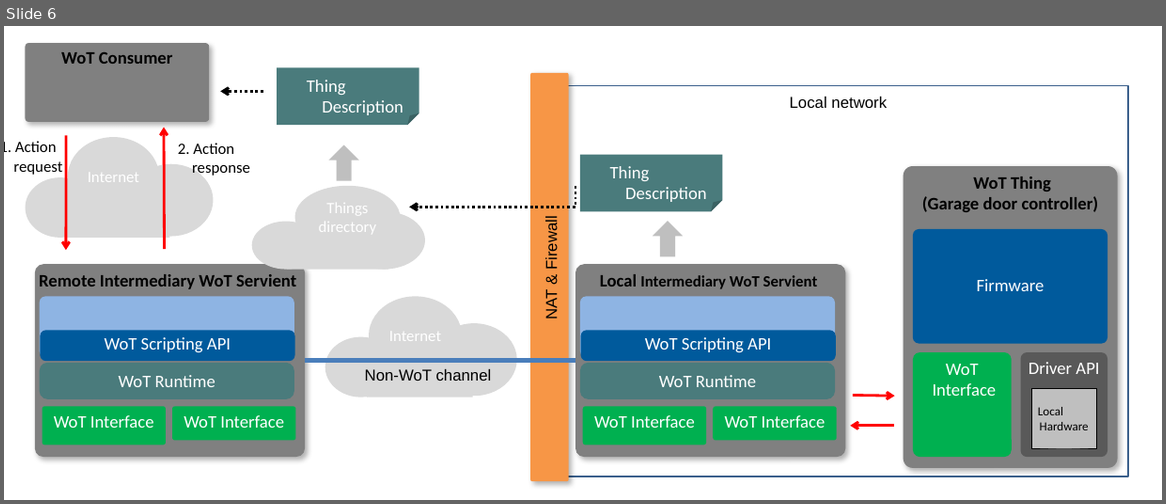
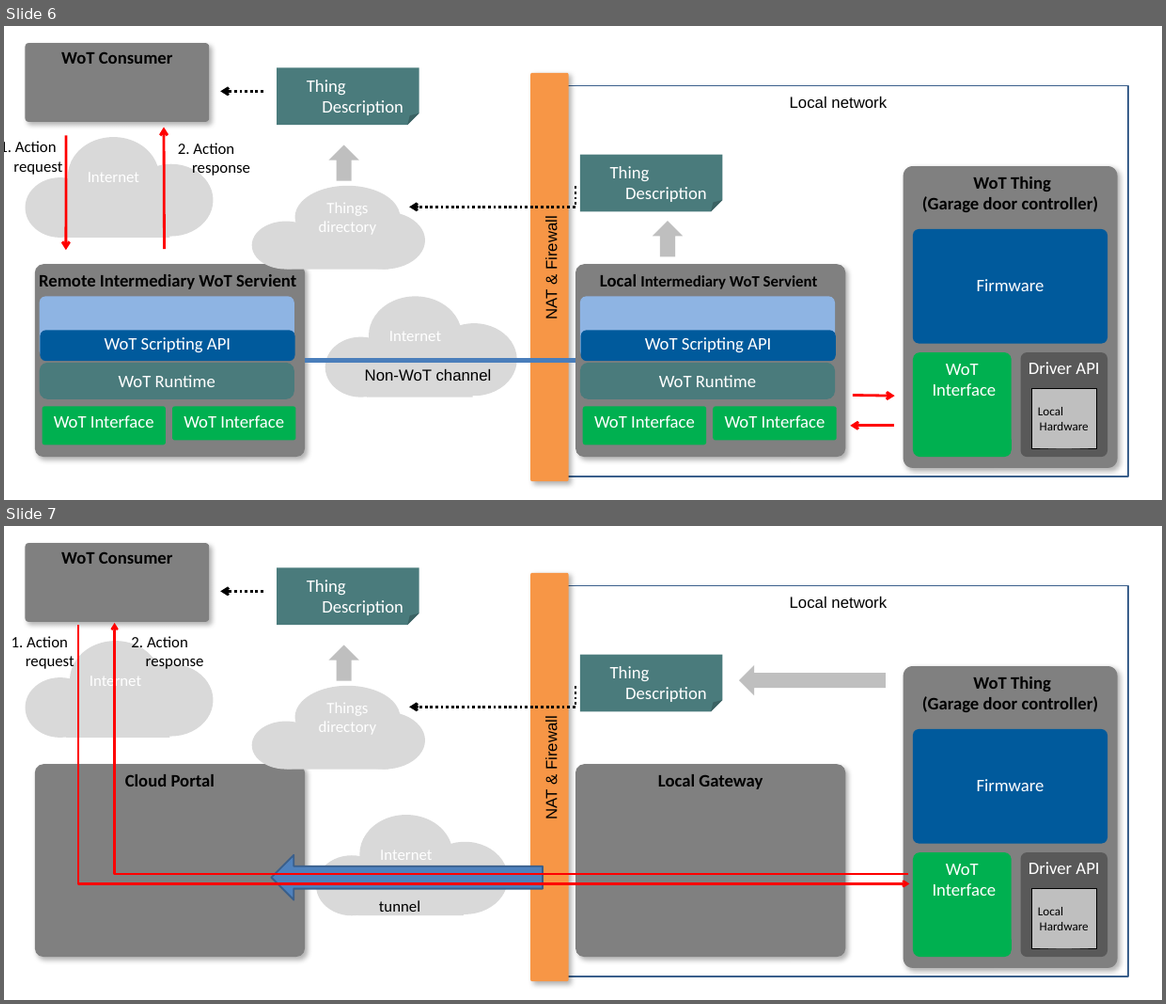
Before and after one commit to w3c/wot-security, a slide deck: images/Security_scenarios.pptx. Shown one above the other, each under a label of ours: slide 6 before the commit, slides 6 and 7 after it. The pictures are 1166x504 and 1166x1004 pixels, drawn with LibreOffice and Linux fonts; fonts in the diff are those of the drawing. Boxes give left, top, right and bottom in pixels: in the first picture for what was removed or moved away, otherwise in the second. Text is boxed around its words. In the diff, an @@ line names an element or a change of style, - is before the commit and + after.

```diff
--- a/images/Security_scenarios.pptx
+++ b/images/Security_scenarios.pptx
@@ slide 7 added at [4,526,1162,1000], background #FFFFFF @@
@@ rounded rectangle added at [25,543,209,622], fill #808080, 20 pt, text #000000, bold @@
+WoT Consumer
@@ folded corner added at [277,567,419,626], fill #4A7B7C, 20 pt, text #FFFFFF @@
+Thing
+Description
@@ rounded rectangle added at [531,573,569,981], fill #F79646 @@
@@ arrow added from (263, 591) to (221, 591), #000000 3 pt @@
@@ ellipse added at [247,588,259,599], fill #FFFFFF @@
@@ rectangle added at [560,585,1128,976], outline #3A5F8C 2 pt @@
@@ text added at [790,596,887,608], 18 pt, text #000000 @@
+Local network
@@ text added at [12,636,74,669], 18 pt, text #000000 @@
+1. Action
+request
@@ elbow arrow added from (78, 625) to (910, 883), #FF0000 2.5 pt @@
@@ elbow arrow added from (908, 874) to (115, 623), #FF0000 2.5 pt @@
@@ text added at [131,636,204,669], 18 pt, text #000000 @@
+2. Action
+response
@@ group added at [25,641,213,738]: 3 ellipses, 1 rectangle @@
+Internet
@@ down arrow added at [328,644,359,681], fill #BFBFBF @@
@@ folded corner added at [580,654,722,712], fill #4A7B7C, 20 pt, text #FFFFFF @@
+Thing
+Description
@@ down arrow added at [739,665,886,695], fill #BFBFBF @@
@@ rounded rectangle added at [904,666,1118,968], fill #808080, 20 pt, text #000000, bold @@
+WoT Thing
+(Garage door controller)
@@ group added at [251,686,425,769]: 3 ellipses, 1 rectangle @@
+Things
+directory
@@ elbow arrow added from (576, 686) to (410, 706), #000000 3 pt @@
@@ text added at [543,721,560,818], 18 pt, text #000000 @@
+NAT & Firewall
@@ rounded rectangle added at [913,729,1108,843], fill #005A9C, 20 pt, text #FFFFFF @@
+Firmware
@@ rounded rectangle added at [35,764,306,957], fill #808080, 20 pt, text #000000, bold @@
+Cloud Portal
@@ rounded rectangle added at [576,764,846,957], fill #808080, 20 pt, text #000000, bold @@
+Local Gateway
@@ group added at [316,815,508,915]: 3 ellipses, 1 rectangle @@
+Internet
@@ left arrow added at [271,855,543,900], fill #4F81BD, outline #3A5F8C 2 pt @@
@@ rounded rectangle added at [913,852,1012,957], fill #00B050, 20 pt, text #FFFFFF @@
+WoT
+Interface
@@ rounded rectangle added at [1020,852,1108,957], fill #595959, 20 pt, text #FFFFFF @@
+Driver API
@@ rectangle added at [1032,888,1096,947], fill #BFBFBF, outline #000000 0.51 pt, 14 pt, text #000000 @@
+Local
+Hardware
@@ text added at [379,900,420,911], 18 pt, text #000000 @@
+tunnel
```
Also in this commit, not shown: 2 other slides added, 4 other files.
